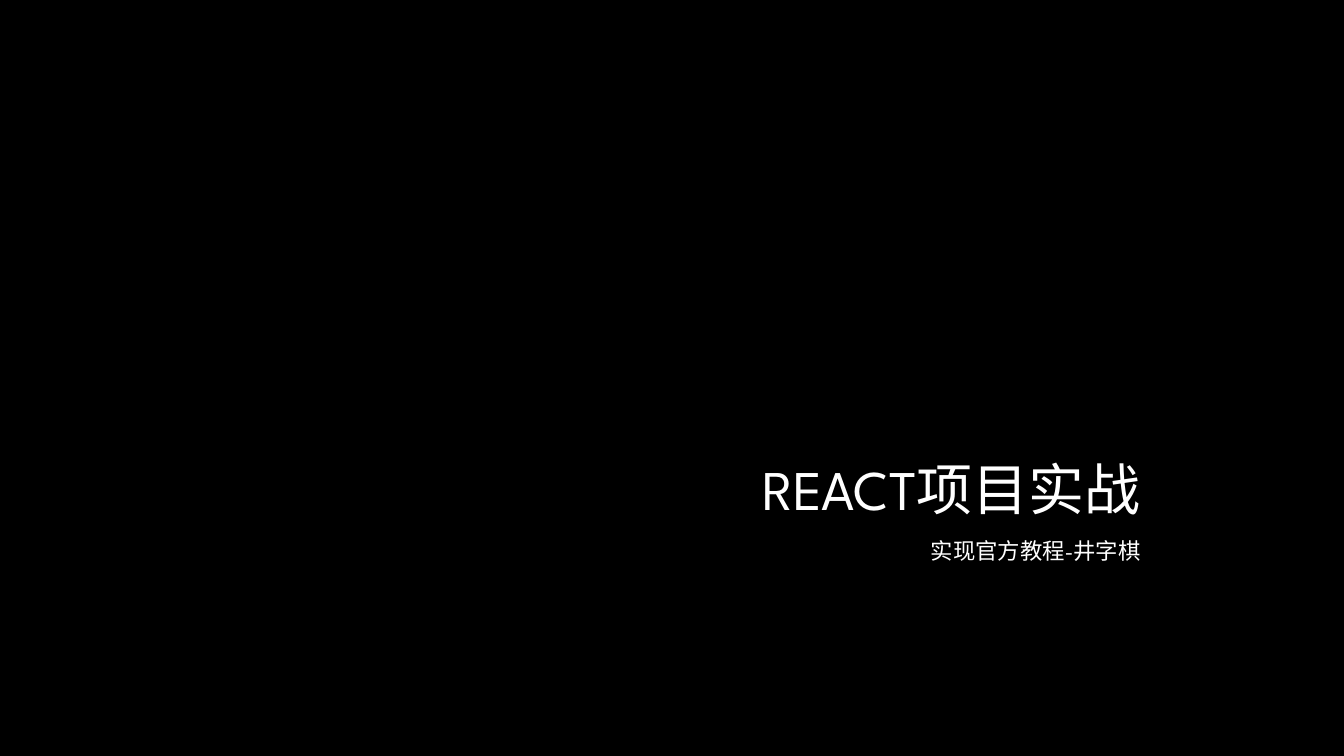
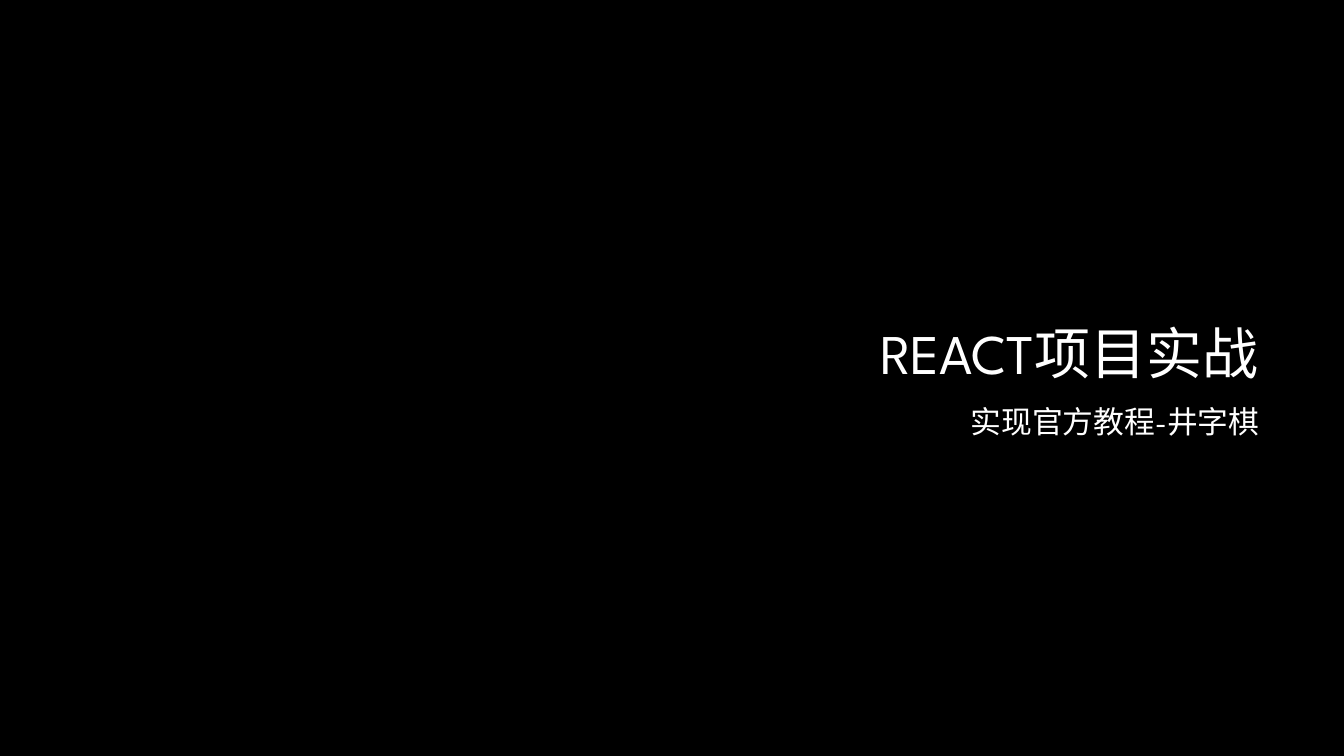
Before and after one commit to lee813/ECVFrontend, a slide deck: slide 29 of 前端课程.pptx (slide 17 before the commit). Drawn at 1344x756 pixels with LibreOffice and Linux fonts; fonts in the diff are those of the drawing; background and template pictures are left out. Boxes give left, top, right and bottom in pixels: in the first picture for what was removed or moved away, otherwise in the second. Text is boxed around its words. In the diff, an @@ line names an element or a change of style, - is before the commit and + after.

```diff
--- a/前端课程.pptx
+++ b/前端课程.pptx
@@ title "REACT项目实战" moved from (x1=762, y1=462, x2=1140, y2=515) to (x1=880, y1=326, x2=1258, y2=379) @@
@@ title "REACT项目实战" at (x1=880, y1=326, x2=1258, y2=379): text colour gradient #FFFFFF to #A6A6A6 to #FFFFFF; line spacing 1 to 0.9 @@
@@ text "实现官方教程-井字棋" moved from (x1=931, y1=540, x2=1141, y2=561) to (x1=971, y1=407, x2=1260, y2=436) @@
@@ text "实现官方教程-井字棋" at (x1=971, y1=407, x2=1260, y2=436): size 20 to 22 pt, text colour gradient #FFFFFF to #BFBFBF to #FFFFFF, small capitals off; line spacing 1 to 0.9 @@
```
Also in this commit, not shown: 13 other slides changed, 37 slides added, 1 slide removed, 1 other file.
